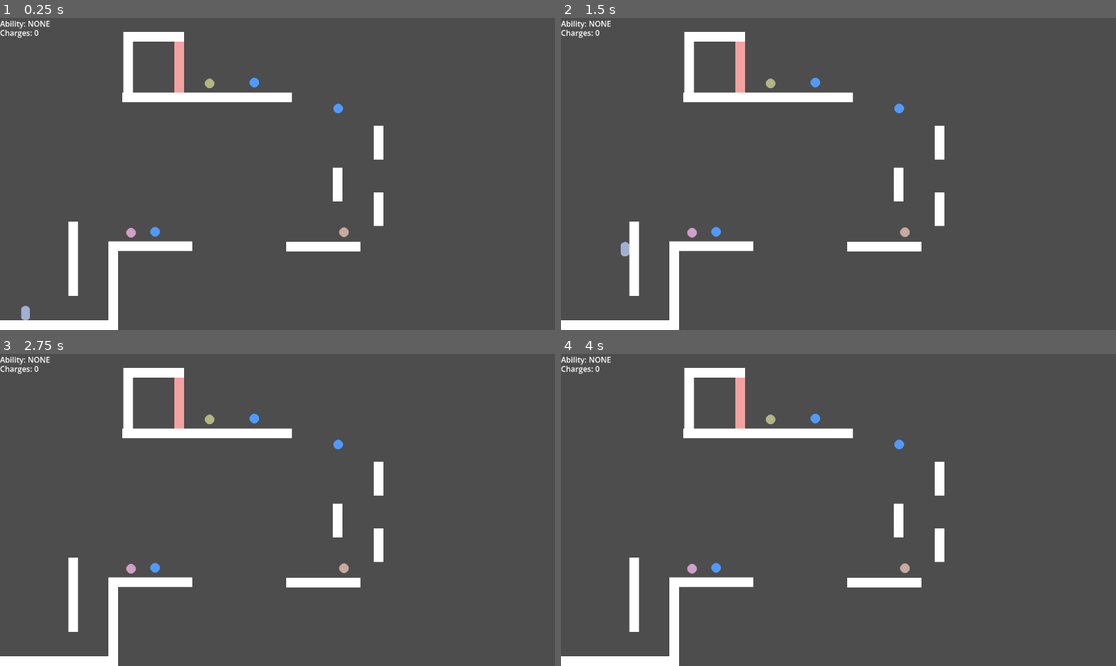
Above: before the commit, frames 1-4 (two rows, left to right).
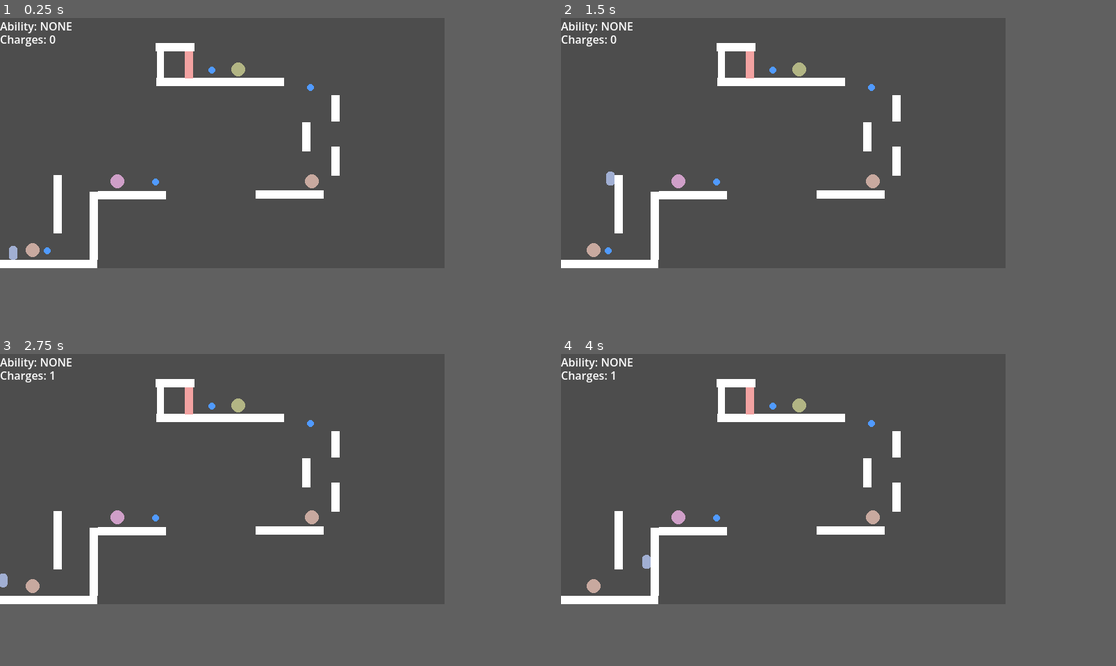
Above: after the commit, the same moments.

Repository: Lucas-Smelley/nothing-stays-fixed
Game: Godot game, scene res://scenes/testing_scene.tscn
Two runs of this game, one before a commit and one after it. Both use one fixed random seed, a clock stepped at 60 frames per second and the inputs below.
Inputs:
- Up to frame 1 (0.25 s): no input
- Up to frame 2 (1.5 s): tap Enter at 0.5 s; hold D (move_right) from 0.53 s (still down); tap W (jump) at 0.6, 0.77, 1.07 s; tap E (interact) at 1.35 s
- Up to frame 3 (2.75 s): tap W (jump) at 1.52, 1.55, 1.82, 2.3 s; release D (move_right) at 2.03 s; hold A (move_left) from 2.03 s (still down); tap Shift (use_ability) at 2.1 s
- Up to frame 4 (4 s): release A (move_left) at 2.78 s; hold D (move_right) from 2.78 s (still down); tap W (jump) at 2.85, 3.02, 3.32, 3.77, 3.8 s; tap E (interact) at 3.6 s
In our replay, the window is 799x449 before the commit and 640x360 after it. These sizes can differ from the game's own. Grey fills any space a smaller window leaves; there, only what the larger window draws over its background counts as a difference.

The runs differ from the first frame. In frame 1, 9.0% of the frame differs, in the area x 0-70%, y 0-100%; in frame 2, 9.0%; in frame 3, 8.9%; in frame 4, 8.9%.

Commit message:
set screen size to correct and project settings, then redid world scaling

Diff:
--- a/project.godot
+++ b/project.godot
@@ -14,6 +14,12 @@
 run/main_scene="uid://cu6sajjou1loa"
 config/features=PackedStringArray("4.6", "Forward Plus")
 config/icon="res://icon.svg"
+
+[display]
+
+window/size/viewport_width=640
+window/size/viewport_height=360
+window/stretch/mode="viewport"
 
 [global_group]
 
@@ -65,4 +71,7 @@
 
 [rendering]
 
+textures/canvas_textures/default_texture_filter=0
 rendering_device/driver.windows="d3d12"
+renderer/canvas_textures/default_texture_filter=1
+renderer/size/viewport_height=648
--- a/scenes/interactables/charge_pickup.tscn
+++ b/scenes/interactables/charge_pickup.tscn
@@ -9,6 +9,7 @@
 [sub_resource type="CircleShape2D" id="CircleShape2D_7be2w"]
 
 [node name="ChargePickup" type="Area2D" unique_id=19352073]
+scale = Vector2(0.5042005, 0.4971758)
 collision_layer = 8
 collision_mask = 2
 script = ExtResource("1_pb4y4")
--- a/scenes/player.tscn
+++ b/scenes/player.tscn
@@ -1,6 +1,8 @@
 [gd_scene format=3 uid="uid://cwgwajlo8nn4e"]
 
 [ext_resource type="Script" uid="uid://yk1gsaj21567" path="res://scripts/player/player.gd" id="1_3vyb7"]
+
+[sub_resource type="CanvasItemMaterial" id="CanvasItemMaterial_3vyb7"]
 
 [sub_resource type="CapsuleMesh" id="CapsuleMesh_u8vuu"]
 
@@ -13,12 +15,14 @@
 size = Vector2(41, 42)
 
 [node name="Player" type="CharacterBody2D" unique_id=888317823]
+scale = Vector2(0.6886252, 0.67999995)
 collision_layer = 2
 collision_mask = 5
 script = ExtResource("1_3vyb7")
 
 [node name="MeshInstance2D" type="MeshInstance2D" parent="." unique_id=2021076250 groups=["player"]]
 modulate = Color(0.6292928, 0.6871274, 0.8281433, 1)
+material = SubResource("CanvasItemMaterial_3vyb7")
 position = Vector2(4.7683716e-07, 1.9073486e-06)
 scale = Vector2(18, 15.000001)
 mesh = SubResource("CapsuleMesh_u8vuu")
--- a/scenes/testing_scene.tscn
+++ b/scenes/testing_scene.tscn
@@ -2,8 +2,9 @@
 
 [ext_resource type="PackedScene" uid="uid://cwgwajlo8nn4e" path="res://scenes/player.tscn" id="1_ifns1"]
 [ext_resource type="PackedScene" uid="uid://k58bh6t2maqu" path="res://scenes/UI/hud.tscn" id="2_2j2p2"]
-[ext_resource type="PackedScene" uid="uid://cb3mbkpwfoylq" path="res://scenes/world/wall.tscn" id="2_v6rby"]
 [ext_resource type="PackedScene" uid="uid://dqvkk5bewfg2s" path="res://scenes/world/phase_wall.tscn" id="3_dh6dg"]
+[ext_resource type="PackedScene" uid="uid://cb3mbkpwfoylq" path="res://scenes/world/horizontal_wall.tscn" id="3_v6rby"]
+[ext_resource type="PackedScene" uid="uid://yhkyrs55lftl" path="res://scenes/world/vertical_wall.tscn" id="4_dh6dg"]
 [ext_resource type="PackedScene" uid="uid://nqb7rn5s74oa" path="res://scenes/interactables/charge_pickup.tscn" id="5_ejtda"]
 [ext_resource type="PackedScene" uid="uid://db3q6yhudtg1n" path="res://scenes/interactables/dash_pickup.tscn" id="6_8msnd"]
 [ext_resource type="PackedScene" uid="uid://dajy3lb5a0abc" path="res://scenes/interactables/double_jump_pickup.tscn" id="6_srtiu"]
@@ -16,84 +17,84 @@
 [node name="Camera2D" type="Camera2D" parent="." unique_id=2012200388]
 position = Vector2(0, -30)
 
-[node name="walls" type="Node2D" parent="." unique_id=1727811377]
+[node name="Player" parent="." unique_id=888317823 instance=ExtResource("1_ifns1")]
+unique_name_in_owner = true
+position = Vector2(-301, 122)
 
-[node name="wall" parent="walls" unique_id=619768114 instance=ExtResource("2_v6rby")]
-position = Vector2(-464, 284)
-scale = Vector2(0.64, 1)
+[node name="walls" type="Node2D" parent="." unique_id=611536978]
 
-[node name="wall2" parent="walls" unique_id=1925177263 instance=ExtResource("2_v6rby")]
-position = Vector2(-341, 202)
-rotation = 1.5707964
-scale = Vector2(0.5200012, 1)
+[node name="HorizontalWall" parent="walls" unique_id=619768114 instance=ExtResource("3_v6rby")]
+position = Vector2(-250, 144)
+scale = Vector2(0.39999843, 0.56000024)
 
-[node name="wall3" parent="walls" unique_id=2144369362 instance=ExtResource("2_v6rby")]
-position = Vector2(-424, 146)
-rotation = 1.5707964
-scale = Vector2(0.4400003, 1)
+[node name="HorizontalWall2" parent="walls" unique_id=1552059987 instance=ExtResource("4_dh6dg")]
+position = Vector2(-185, 89)
+scale = Vector2(0.27999783, 0.56000024)
 
-[node name="wall4" parent="walls" unique_id=1360604934 instance=ExtResource("2_v6rby")]
-position = Vector2(-253.99998, 120)
-scale = Vector2(0.44000244, 1)
+[node name="HorizontalWall3" parent="walls" unique_id=1297444107 instance=ExtResource("4_dh6dg")]
+position = Vector2(-237, 58)
+scale = Vector2(0.23999721, 0.56000024)
 
-[node name="wall5" parent="walls" unique_id=1741382384 instance=ExtResource("2_v6rby")]
-position = Vector2(95, 121)
-scale = Vector2(0.44000316, 1)
+[node name="HorizontalWall4" parent="walls" unique_id=1194565396 instance=ExtResource("3_v6rby")]
+position = Vector2(-130, 45)
+scale = Vector2(0.27999967, 0.56000024)
 
-[node name="wall6" parent="walls" unique_id=1669231811 instance=ExtResource("2_v6rby")]
-position = Vector2(210, 43)
-rotation = 1.5707964
-scale = Vector2(0.20000044, 1)
+[node name="HorizontalWall5" parent="walls" unique_id=1322647209 instance=ExtResource("3_v6rby")]
+position = Vector2(97, 44)
+scale = Vector2(0.2799966, 0.56000024)
 
-[node name="wall7" parent="walls" unique_id=1986107900 instance=ExtResource("2_v6rby")]
-position = Vector2(125, -8)
-rotation = 1.5707964
-scale = Vector2(0.19999948, 1)
+[node name="HorizontalWall6" parent="walls" unique_id=1515197988 instance=ExtResource("4_dh6dg")]
+position = Vector2(163, -4.000001)
+scale = Vector2(0.11999805, 0.56000024)
 
-[node name="wall8" parent="walls" unique_id=1324518093 instance=ExtResource("2_v6rby")]
-position = Vector2(210, -95)
-rotation = 1.5707964
-scale = Vector2(0.19999854, 1)
+[node name="HorizontalWall7" parent="walls" unique_id=1842264874 instance=ExtResource("4_dh6dg")]
+position = Vector2(121, -39)
+scale = Vector2(0.11999781, 0.56000024)
 
-[node name="wall9" parent="walls" unique_id=1362952013 instance=ExtResource("2_v6rby")]
-position = Vector2(-146, -189)
+[node name="HorizontalWall8" parent="walls" unique_id=1311234958 instance=ExtResource("4_dh6dg")]
+position = Vector2(163.00002, -80)
+scale = Vector2(0.10935538, 0.56000024)
+
+[node name="HorizontalWall9" parent="walls" unique_id=1617164847 instance=ExtResource("3_v6rby")]
+position = Vector2(-2.9999847, -118)
 
 [node name="PhaseWall" parent="walls" unique_id=1159833319 instance=ExtResource("3_dh6dg")]
-position = Vector2(-204, -251.99997)
+position = Vector2(-47.999985, -143)
 rotation = 1.5707964
-scale = Vector2(0.32, 1)
+scale = Vector2(0.119999655, 0.55999976)
 
-[node name="wall10" parent="walls" unique_id=68912320 instance=ExtResource("2_v6rby")]
-position = Vector2(-257, -315)
-scale = Vector2(0.36000487, 1)
+[node name="HorizontalWall10" parent="walls" unique_id=957997153 instance=ExtResource("4_dh6dg")]
+position = Vector2(-89, -143)
+scale = Vector2(0.10898284, 0.48334607)
 
-[node name="wall11" parent="walls" unique_id=1757546807 instance=ExtResource("2_v6rby")]
-position = Vector2(-310, -252.99997)
-rotation = 1.5707964
-scale = Vector2(0.3200012, 1)
+[node name="HorizontalWall11" parent="walls" unique_id=1758153865 instance=ExtResource("3_v6rby")]
+position = Vector2(-67.99999, -168)
+scale = Vector2(0.16000086, 0.56000024)
 
-[node name="Player" parent="." unique_id=888317823 instance=ExtResource("1_ifns1")]
-unique_name_in_owner = true
-position = Vector2(-523, 252)
+[node name="ChargePickups" type="Node2D" parent="." unique_id=1288542561]
 
-[node name="ChargePickup" type="Node2D" parent="." unique_id=1592902951]
+[node name="ChargePickup" parent="ChargePickups" unique_id=19352073 instance=ExtResource("5_ejtda")]
+position = Vector2(-96, 26)
 
-[node name="ChargePickup2" parent="ChargePickup" unique_id=1008324536 instance=ExtResource("5_ejtda")]
-position = Vector2(-254, 90)
+[node name="ChargePickup2" parent="ChargePickups" unique_id=201544075 instance=ExtResource("5_ejtda")]
+position = Vector2(127, -110)
 
-[node name="ChargePickup3" parent="ChargePickup" unique_id=1586619814 instance=ExtResource("5_ejtda")]
-position = Vector2(126, -166)
+[node name="ChargePickup3" parent="ChargePickups" unique_id=462750580 instance=ExtResource("5_ejtda")]
+position = Vector2(-14.999985, -135)
 
-[node name="ChargePickup" parent="ChargePickup" unique_id=19352073 instance=ExtResource("5_ejtda")]
-position = Vector2(-48, -220)
+[node name="ChargePickup4" parent="ChargePickups" unique_id=1274742863 instance=ExtResource("5_ejtda")]
+position = Vector2(-252, 125)
 
-[node name="AbilityPickups" type="Node2D" parent="." unique_id=1980524018]
+[node name="DoubleJumpPickup" parent="ChargePickups" unique_id=1138159997 instance=ExtResource("6_srtiu")]
+position = Vector2(-273, 124)
 
-[node name="DashPickup" parent="AbilityPickups" unique_id=1515326729 instance=ExtResource("6_8msnd")]
-position = Vector2(-304, 92)
+[node name="AbilityPickups" type="Node2D" parent="." unique_id=540311883]
 
-[node name="DoubleJumpPickup" parent="AbilityPickups" unique_id=1608784236 instance=ExtResource("6_srtiu")]
-position = Vector2(138, 91)
+[node name="DashPickup" parent="AbilityPickups" unique_id=1084005197 instance=ExtResource("6_8msnd")]
+position = Vector2(-151, 25)
 
-[node name="PhasePickup" parent="AbilityPickups" unique_id=919244034 instance=ExtResource("8_ltgxd")]
-position = Vector2(-141, -218)
+[node name="DoubleJumpPickup" parent="AbilityPickups" unique_id=927086624 instance=ExtResource("6_srtiu")]
+position = Vector2(129, 25)
+
+[node name="PhasePickup" parent="AbilityPickups" unique_id=66904160 instance=ExtResource("8_ltgxd")]
+position = Vector2(23.000015, -136)
--- /dev/null
+++ b/scenes/world/horizontal_wall.tscn
@@ -0,0 +1,17 @@
+[gd_scene format=3 uid="uid://cb3mbkpwfoylq"]
+
+[sub_resource type="RectangleShape2D" id="RectangleShape2D_uvhfp"]
+size = Vector2(352, 20)
+
+[node name="HorizontalWall" type="StaticBody2D" unique_id=619768114]
+scale = Vector2(0.51999843, 0.56000024)
+collision_mask = 0
+
+[node name="ColorRect" type="ColorRect" parent="." unique_id=756715027]
+offset_left = -176.0
+offset_top = -10.0
+offset_right = 176.0
+offset_bottom = 10.0
+
+[node name="CollisionShape2D" type="CollisionShape2D" parent="." unique_id=1348573886]
+shape = SubResource("RectangleShape2D_uvhfp")
--- a/scenes/world/phase_wall.tscn
+++ b/scenes/world/phase_wall.tscn
@@ -5,6 +5,7 @@
 
 [node name="PhaseWall" type="StaticBody2D" unique_id=1159833319]
 modulate = Color(0.94702226, 0.6340698, 0.6310304, 1)
+scale = Vector2(0.51999843, 0.55999976)
 collision_layer = 4
 collision_mask = 0
 
--- a/scenes/world/wall.tscn
+++ b/scenes/world/vertical_wall.tscn
@@ -1,9 +1,11 @@
-[gd_scene format=3 uid="uid://cb3mbkpwfoylq"]
+[gd_scene format=3 uid="uid://yhkyrs55lftl"]
 
 [sub_resource type="RectangleShape2D" id="RectangleShape2D_uvhfp"]
 size = Vector2(352, 20)
 
-[node name="wall" type="StaticBody2D" unique_id=619768114]
+[node name="HorizontalWall" type="StaticBody2D" unique_id=619768114]
+rotation = 1.5707964
+scale = Vector2(0.51999843, 0.56000024)
 collision_mask = 0
 
 [node name="ColorRect" type="ColorRect" parent="." unique_id=756715027]
--- a/scripts/player/player.gd
+++ b/scripts/player/player.gd
@@ -2,16 +2,16 @@
 
 class_name Player
 
-@export var move_speed: float = 220.0
+@export var move_speed: float = 160.0
 
 @export var gravity: float = 1400.0
-@export var jump_speed: float = 420.0
-
-@export var wall_slide_speed: float = 110.0
-@export var wall_jump_x: float = 260.0
-@export var wall_jump_y: float = 420.0
-@export var wall_jump_lock_time: float = 0.14
-@export var wall_stick_time: float = 0.15
+@export var jump_speed: float = 320.0
+
+@export var wall_slide_speed: float = 80.0
+@export var wall_jump_x: float = 120.0
+@export var wall_jump_y: float = 300.0
+@export var wall_jump_lock_time: float = 0.12
+@export var wall_stick_time: float = 0.12
 
 @export var coyote_time: float = 0.14
 @export var jump_buffer_time: float = 0.10
@@ -20,7 +20,7 @@
 var equipped_ability: Ability = Ability.NONE
 var ability_charges: int = 0
 
-@export var dash_speed := 450.0
+@export var dash_speed := 350.0
 @export var dash_time := 0.22
 
 @export var phase_time := 3.0
@@ -47,6 +47,7 @@
 var nearby_interactables: Array[Node2D] = []
 
 @onready var animated_sprite: AnimatedSprite2D = $AnimatedSprite2D
+@onready var mesh: MeshInstance2D = $MeshInstance2D
 
 
 signal ability_changed(ability_name: String, charges: int)
@@ -217,6 +218,8 @@
 
 func _start_phase() -> void:
 	_is_phasing = true
+	var mat := mesh.material as CanvasItemMaterial
+	mesh.modulate = Color("b1a7dab4")
 	_phase_timer = phase_time
 
 	_saved_mask = collision_mask
@@ -225,6 +228,8 @@
 func _end_phase() -> void:
 	_is_phasing = false
 	collision_mask = _saved_mask
+	var mat := mesh.material as CanvasItemMaterial
+	mesh.modulate = Color("#a0afd3")
 
 func _toggle_gravity() -> void:
 	print("gravity toggled")
